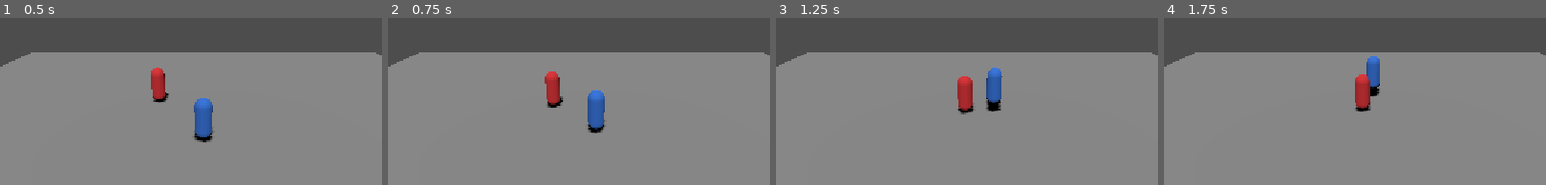
Above: before the commit, frames 1-4 (left to right).
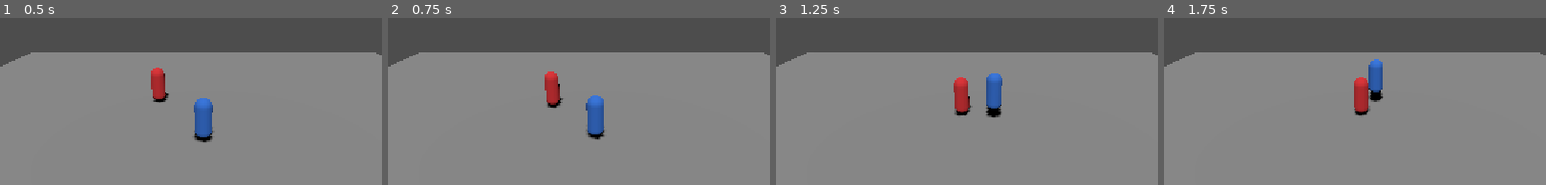
Above: after the commit, the same moments.

Repository: Panteve/Parcial-2--godot-3d
Game: Godot game, scene res://Nivel.tscn
The game is run twice, just before and just after one commit, with the same random seed, the same clock (stepped at 60 frames per second) and the same inputs.
Inputs (mouse positions are % of the whole screen's width and height, from its top left):
- Up to frame 1 (0.5 s): no input
- Up to frame 2 (0.75 s): move the mouse to (55, 35) at 0.52 s; hold W (move_up) from 0.53 s (still down); tap E (accion) at 0.6 s
- Up to frame 3 (1.25 s): keep holding W (move_up); tap Space (saltar) at 0.77 s
- Up to frame 4 (1.75 s): keep holding W (move_up); move the mouse to (45, 36) at 1.27 s; tap E (accion) at 1.35 s; tap Space (saltar) at 1.52 s
The pictures show only the part of the screen within x 23-73%, y 0-50%; the shares and areas given below are measured in that part.

Frame 1 is identical in both runs. In frame 2, 0.8% of the frame differs, in the area x 41-57%, y 32-74%; in frame 3, 1.2%, in the area x 46-60%, y 29-60%; in frame 4, 1.1%.

Commit message:
aceleracion y friccion al moverse punto 3

Diff:
--- a/Assets/jugador.gd
+++ b/Assets/jugador.gd
@@ -5,6 +5,8 @@
 ## Cámara que define qué es "adelante". Si se deja vacía se usa la activa.
 @export var camara: Camera3D
 @export var fuerza_salto: float = 3.0
+@export var aceleracion: float = 10.0
+@export var friccion: float = 15.0
 
 
 func _ready() -> void:
@@ -24,8 +26,10 @@
 
 	# TODO (Tarea 3): esto asigna la velocidad DE GOLPE. Reemplazar por
 	# move_toward con aceleración y fricción, como en la Sesión 9.
-	velocity.x = direction.x * speed
-	velocity.z = direction.z * speed
+	var objetivo := direction * speed
+	var ritmo := aceleracion if direction.length() > 0.1 else friccion
+	velocity.x = move_toward(velocity.x, objetivo.x, ritmo * delta)
+	velocity.z = move_toward(velocity.z, objetivo.z, ritmo * delta)
 
 	# TODO (Tarea 2): falta la función de salto completa. Todavía no hay
 	# gravedad ni velocity.y en absoluto — por eso caminar funciona bien
